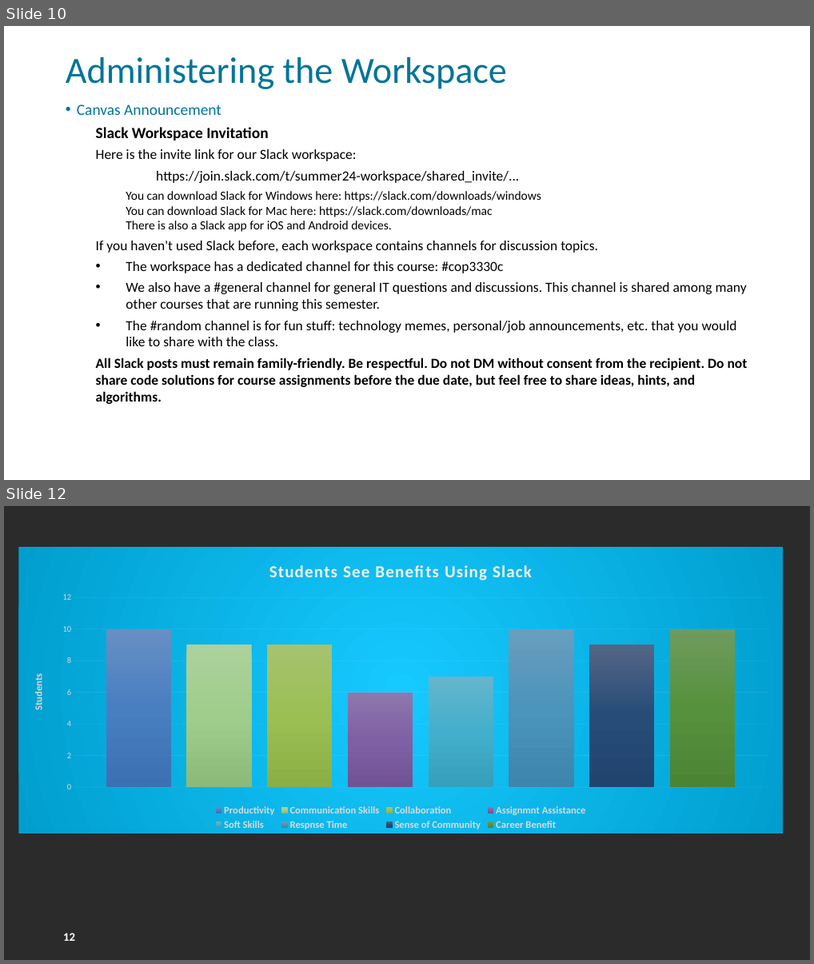
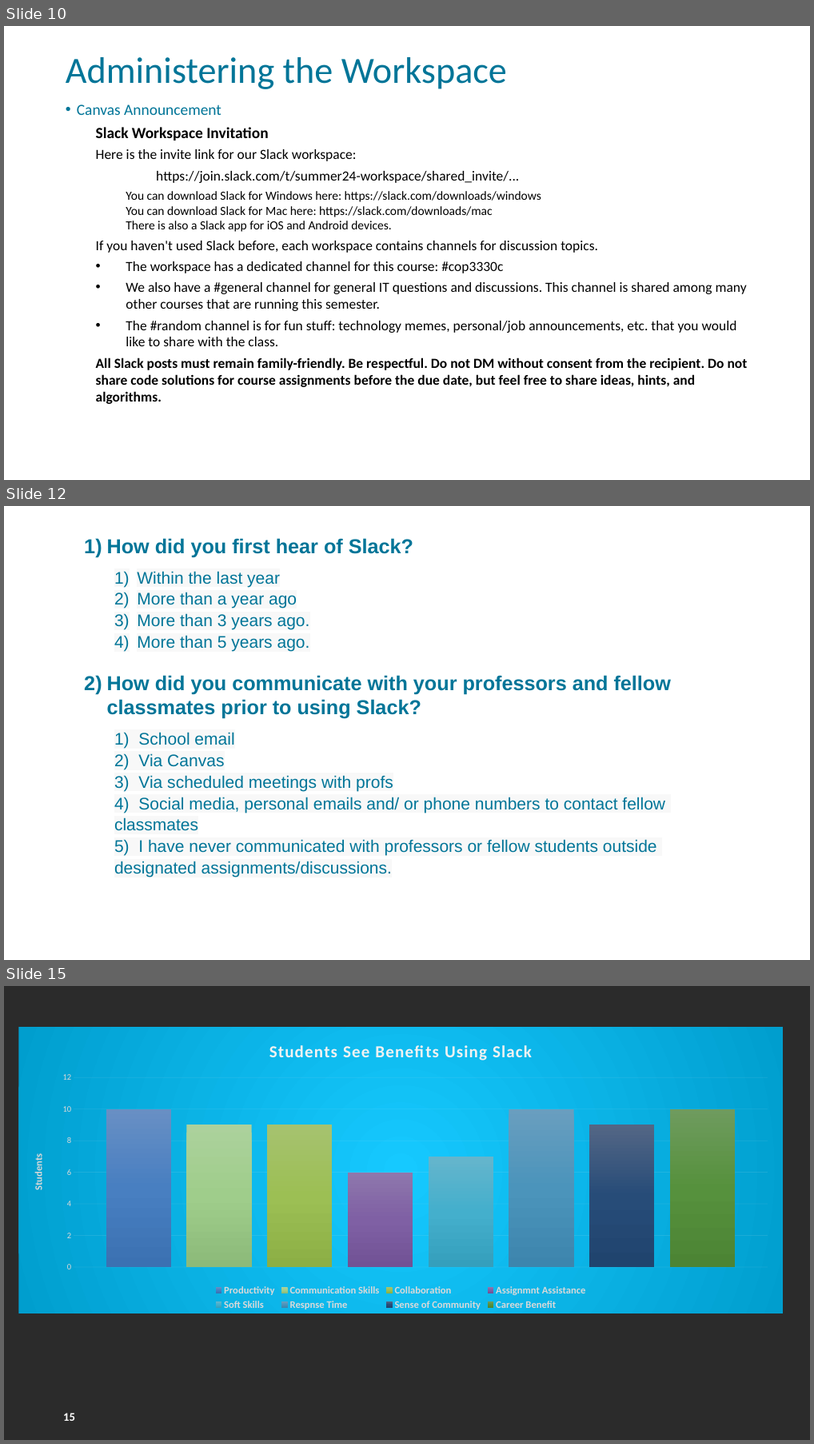
Before and after one commit to FSCJ-FacultyDev/HITEC2024, a slide deck: LeveragingSlackForStudentCollaboration.pptx. Shown one above the other, each under a label of ours: slides 10 and 12 before the commit, slides 10, 12 and 15 after it; the slides between them are not shown. The pictures are 814x964 and 814x1444 pixels, drawn with LibreOffice and Linux fonts; fonts in the diff are those of the drawing; background and template pictures are left out; a plain dark background stands for a picture behind light text. Boxes give left, top, right and bottom in pixels: in the first picture for what was removed or moved away, otherwise in the second. Text is boxed around its words. In the diff, an @@ line names an element or a change of style, - is before the commit and + after.

```diff
--- a/LeveragingSlackForStudentCollaboration.pptx
+++ b/LeveragingSlackForStudentCollaboration.pptx
@@ slide 12 added at (4, 506, 810, 960), background picture (left out); not listed: 1 template element that a slide beside it also shows @@
@@ text added at (107, 538, 671, 877), 20 pt, text #007598 @@
+1) How did you first hear of Slack?
+  1) Within the last year
+  2) More than a year ago
+  3) More than 3 years ago.
+  4) More than 5 years ago.
+2) How did you communicate with your professors and fellow classmates prior to using Slack?
+  1) School email
+  2) Via Canvas
+  3) Via scheduled meetings with profs
+  4) Social media, personal emails and/ or phone numbers to contact fellow classmates
+  5) I have never communicated with professors or fellow students outside designated assignments/discussions.
@@ what was slide 12 is now slide 15 @@
@@ page number at (63, 1412, 75, 1420): text changed @@
-12
+15
```
Also in this commit, not shown: 6 slides changed, 2 other slides added, 7 slides removed.
